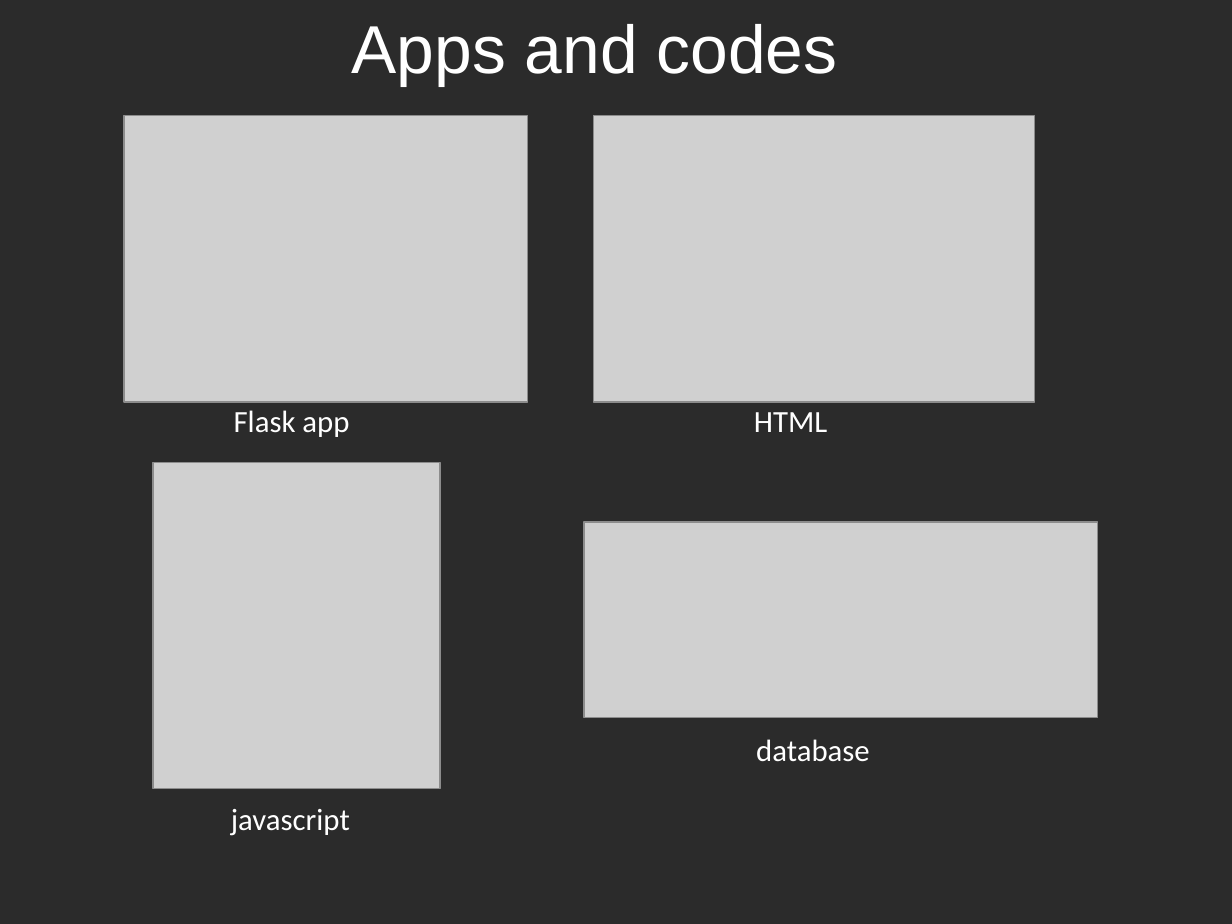
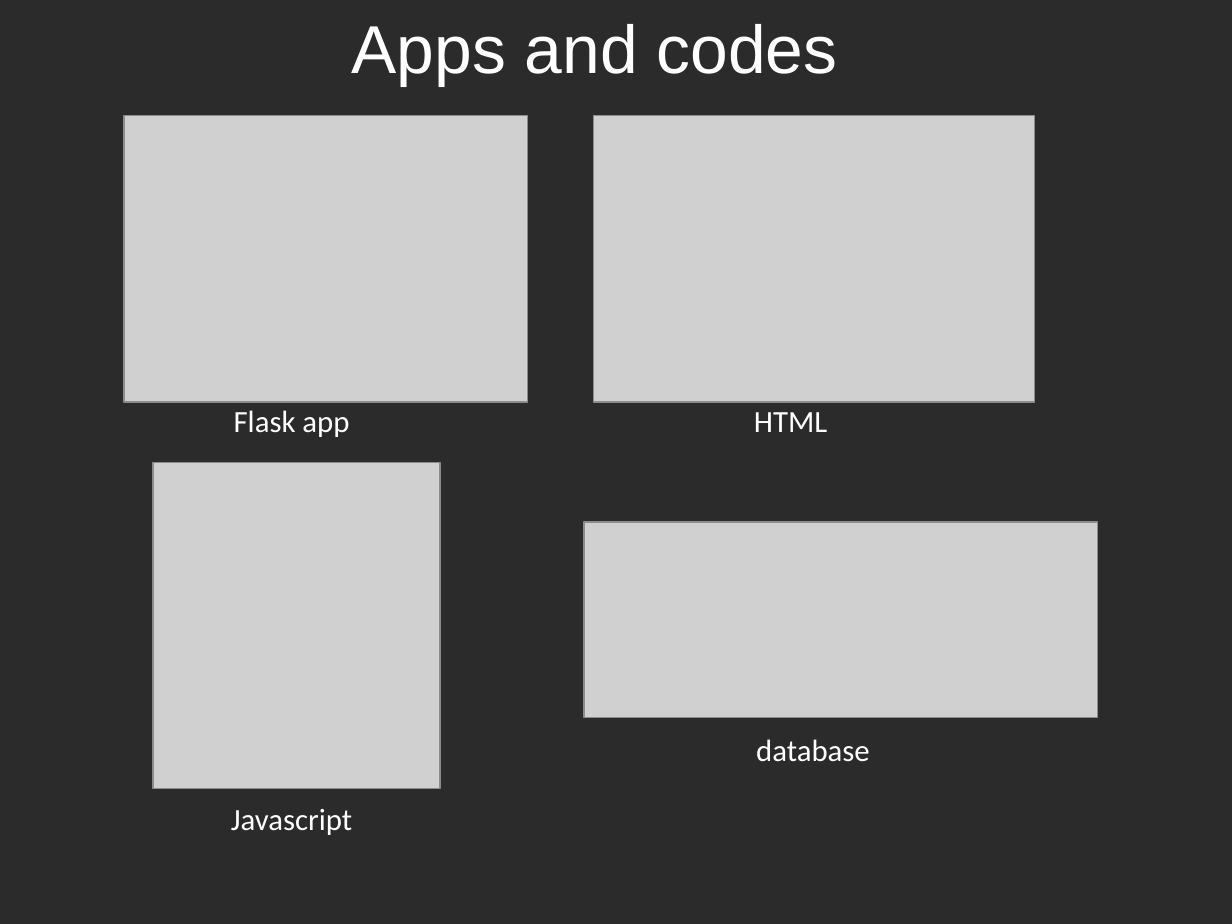
Before and after one commit to PetraLee2019/Crime_Busters_, a slide deck: slide 5 of Crime_Busters_Presentation.pptx. Drawn at 1232x924 pixels with LibreOffice and Linux fonts; fonts in the diff are those of the drawing; grey boxes stand for pictures; background and template pictures are left out; a plain dark background stands for a picture behind light text. Boxes give left, top, right and bottom in pixels: in the first picture for what was removed or moved away, otherwise in the second. Text is boxed around its words. In the diff, an @@ line names an element or a change of style, - is before the commit and + after.

```diff
--- a/Crime_Busters_Presentation.pptx
+++ b/Crime_Busters_Presentation.pptx
@@ text at (x1=231, y1=809, x2=352, y2=835): text changed @@
-javascript
+Javascript
```
Also in this commit, not shown: 23 other files.
